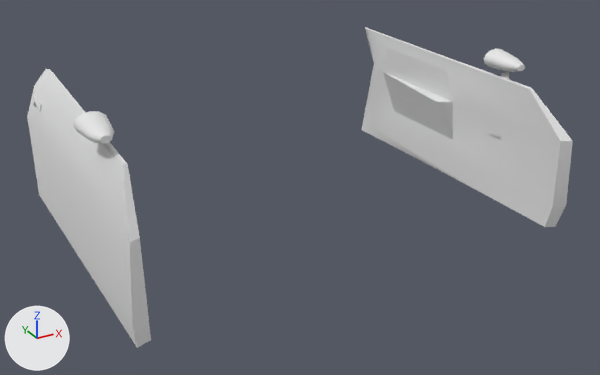
Two versions of the FBX model Assets/Models/Gameplay/Cars/Mustang69_Doors.fbx, one commit apart.
Camera for both pictures: a 50 mm camera at (-2.8, -5.33, 1.42) aimed at (0.02, -0.21, -1.14). Arrows for +X, +Y and +Z are at lower left; the lights stay in place. Vertices at the same position are counted once.

The scene before the commit, as lines of its bpy script (objects in view):
```python
me_mesh = bpy.data.meshes.new('Mesh')
me_mesh.from_pydata(...)  # 244 vertices, 216 faces; spans x -1.7..1.7, y -1.32..1.26, z -1.41..-0.19
ob_door = bpy.data.objects.new('Door', me_mesh)
ob_door.location = (0.0, 0.0, 0.0)
```
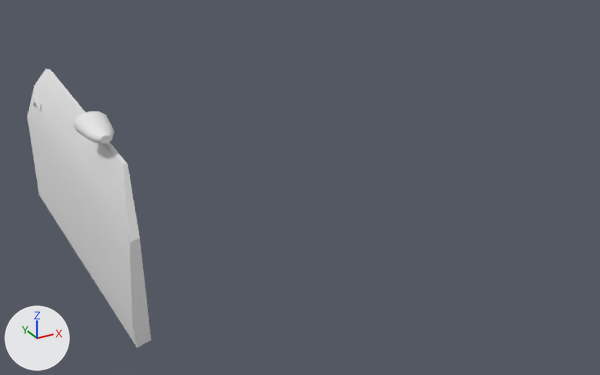
Where the newer file only moved an object's origin or applied its transform, the numbers keep the older frame.

Patch to the scene script:
```diff
--- a/Assets/Models/Gameplay/Cars/Mustang69_Doors.fbx.py
+++ b/Assets/Models/Gameplay/Cars/Mustang69_Doors.fbx.py
@@ mat_interior @@
+mat_interior = principled_material('Interior')
+mat_interior.base_color = (0.8, 0.8, 0.8)  # white #e7e7e7
+mat_interior.roughness = 0.553
@@ mat_gloss @@
+mat_gloss = principled_material('Gloss')
+mat_gloss.base_color = (0.8, 0.8, 0.8)  # white #e7e7e7
+mat_gloss.roughness = 0.553
@@ mat_chrome @@
+mat_chrome = principled_material('Chrome')
+mat_chrome.base_color = (0.8, 0.8, 0.8)  # white #e7e7e7
+mat_chrome.roughness = 0.553
@@ mat_dashboard @@
+mat_dashboard = principled_material('Dashboard')
+mat_dashboard.base_color = (0.8, 0.8, 0.8)  # white #e7e7e7
+mat_dashboard.roughness = 0.553
@@ mat_dullmetal @@
+mat_dullmetal = principled_material('DullMetal')
+mat_dullmetal.base_color = (0.8, 0.8, 0.8)  # white #e7e7e7
+mat_dullmetal.roughness = 0.553
@@ me_mesh @@
 me_mesh.from_pydata(...)  # 244 vertices, 216 faces; spans x -1.7..1.7, y -1.32..1.26, z -1.41..-0.19
 # used by ob_door; location = (0.0, 0.0, 0.0)
+# me_mesh part 1: the loose piece of 36 vertices spanning x 1.48..1.7, y -0.8..-0.49, z -0.33..-0.19 is deleted
+# me_mesh part 2: the loose piece of 33 vertices spanning x 1.37..1.69, y -1.32..1.26, z -1.41..-0.34 is deleted
+# me_mesh part 3: the loose piece of 17 vertices spanning x 1.54..1.59, y -0.78..-0.52, z -0.44..-0.27 is deleted
+me_mesh.materials.append(mat_dashboard)  # white #e7e7e7
+me_mesh.materials.append(mat_chrome)  # white #e7e7e7
+me_mesh.materials.append(mat_gloss)  # white #e7e7e7
+me_mesh.materials.append(mat_interior)  # white #e7e7e7
+me_mesh.materials.append(mat_dullmetal)  # white #e7e7e7
```

Pixel boxes [x1, y1, x2, y2] of what changed, in the pictures (600 x 375 px):
'Door', reshaped (77% narrower, 13% shorter)
    before: [27, 27, 573, 348]
    after: [27, 69, 151, 348]
part 1 of me_mesh, deleted
    before: [484, 48, 525, 72]
part 2 of me_mesh, deleted
    before: [362, 27, 573, 227]
part 3 of me_mesh, deleted
    before: [501, 71, 510, 80]
